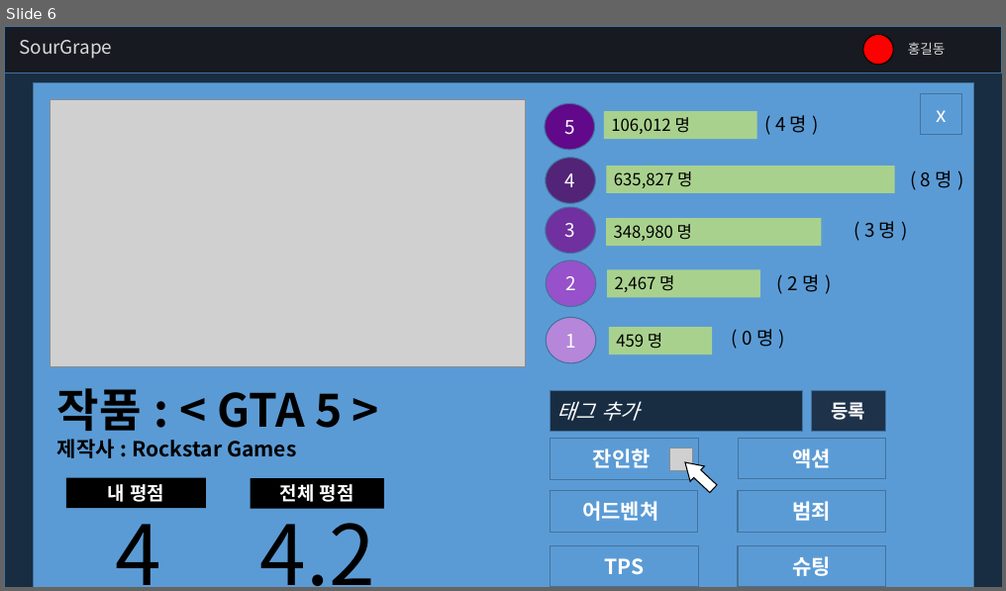
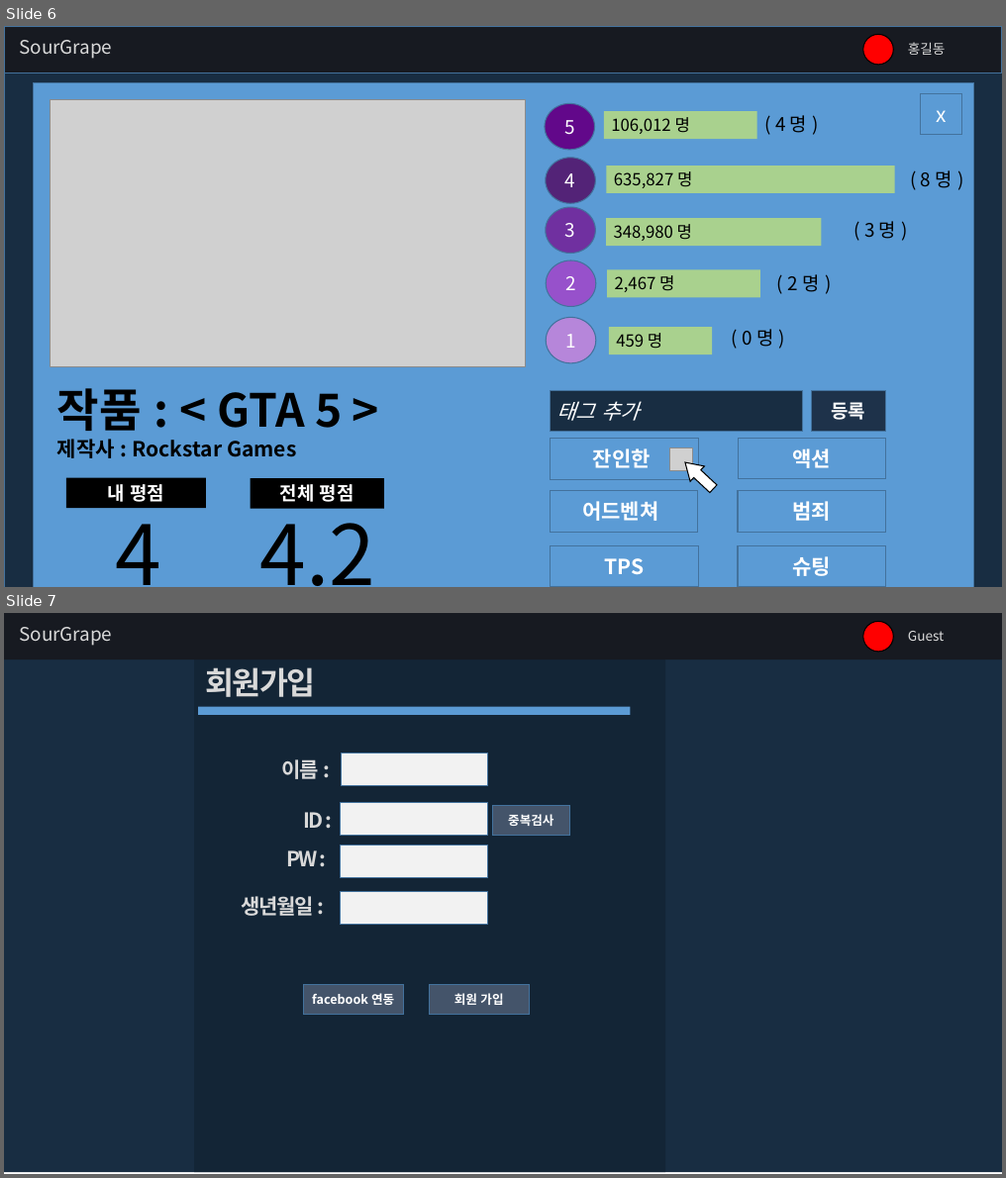
Before and after one commit to grapgrap/SourGrape, a slide deck: !Document/개발자료/Design/UI.pptx. Shown one above the other, each under a label of ours: slide 6 before the commit, slides 6 and 7 after it. The pictures are 1006x591 and 1006x1178 pixels, drawn with LibreOffice and Linux fonts; fonts in the diff are those of the drawing; grey boxes stand for pictures. Boxes give left, top, right and bottom in pixels: in the first picture for what was removed or moved away, otherwise in the second. Text is boxed around its words. In the diff, an @@ line names an element or a change of style, - is before the commit and + after.

Commit message:
UI 수정 및 추가
1. 5번 UI 마이페이지 접속시, 내가 평
가한 게임과 회원 정보 수정 2가지로 뜰 수 있게 수정
2. 회원 가입 UI 추가
3. 회원 정보 수정 UI 추가
4. 로그인 UI 추가

```diff
--- a/!Document/개발자료/Design/UI.pptx
+++ b/!Document/개발자료/Design/UI.pptx
@@ slide 7 added at bbox=[4, 613, 1002, 1174], background #FFFFFF @@
@@ rectangle added at bbox=[4, 613, 1002, 1173], fill #182D42 @@
@@ rectangle added at bbox=[4, 613, 1002, 660], fill #171A21 @@
@@ text added at bbox=[19, 627, 112, 646], 18 pt, text #D9D9D9 @@
+SourGrape
@@ ellipse added at bbox=[863, 621, 893, 652], fill #FF0000, outline #000000 1 pt @@
@@ text added at bbox=[908, 631, 944, 641], 13 pt, text #D9D9D9 @@
+Guest
@@ rectangle added at bbox=[194, 655, 665, 1173], fill #132536 @@
@@ text added at bbox=[205, 667, 315, 697], 30 pt, text #D9D9D9, bold @@
+회원가입
@@ rectangle added at bbox=[198, 707, 630, 715], fill #5B9BD5 @@
@@ text added at bbox=[282, 760, 319, 779], 20 pt, text #D9D9D9, bold @@
+이름 :
@@ rectangle added at bbox=[341, 753, 488, 786], fill #F2F2F2, outline #43739E 1 pt @@
@@ text added at bbox=[303, 812, 323, 828], 20 pt, text #D9D9D9, bold @@
+ID :
@@ rectangle added at bbox=[341, 802, 488, 836], fill #F2F2F2, outline #43739E 1 pt @@
@@ rectangle added at bbox=[492, 805, 570, 836], fill #44546A, outline #43739E 1 pt, 12 pt, text #FFFFFF, bold @@
+중복검사
@@ rectangle added at bbox=[341, 845, 488, 878], fill #F2F2F2, outline #43739E 1 pt @@
@@ text added at bbox=[286, 851, 318, 866], 20 pt, text #D9D9D9, bold @@
+PW :
@@ text added at bbox=[242, 896, 314, 916], 20 pt, text #D9D9D9, bold @@
+생년월일 :
@@ rectangle added at bbox=[341, 891, 488, 925], fill #F2F2F2, outline #43739E 1 pt @@
@@ rectangle added at bbox=[303, 985, 403, 1015], fill #44546A, outline #43739E 1 pt, 12 pt, text #FFFFFF, bold @@
+facebook 연동
@@ rectangle added at bbox=[430, 985, 529, 1015], fill #44546A, outline #43739E 1 pt, 12 pt, text #FFFFFF, bold @@
+회원 가입
```
Also in this commit, not shown: 1 slide changed, 2 other slides added.
